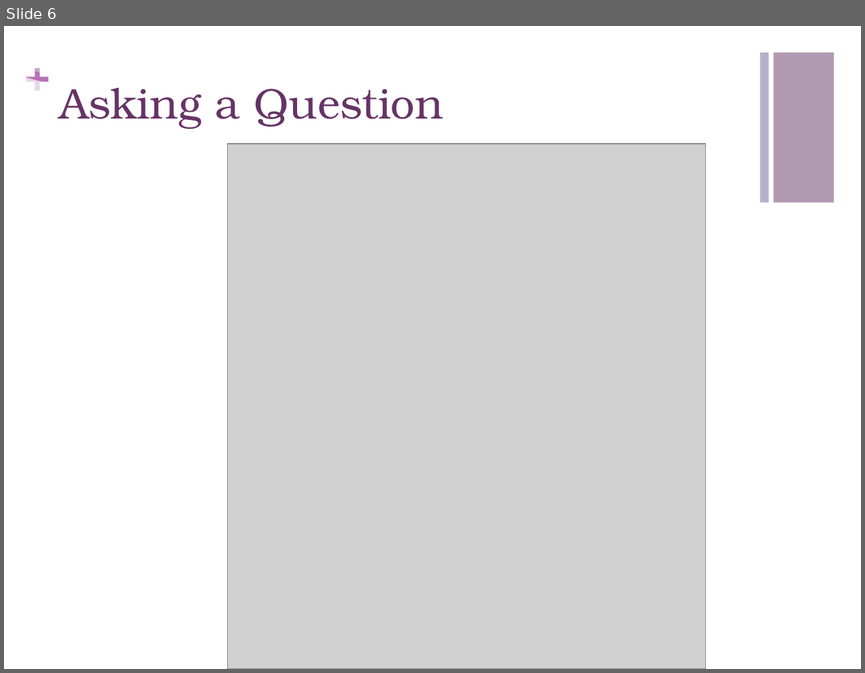
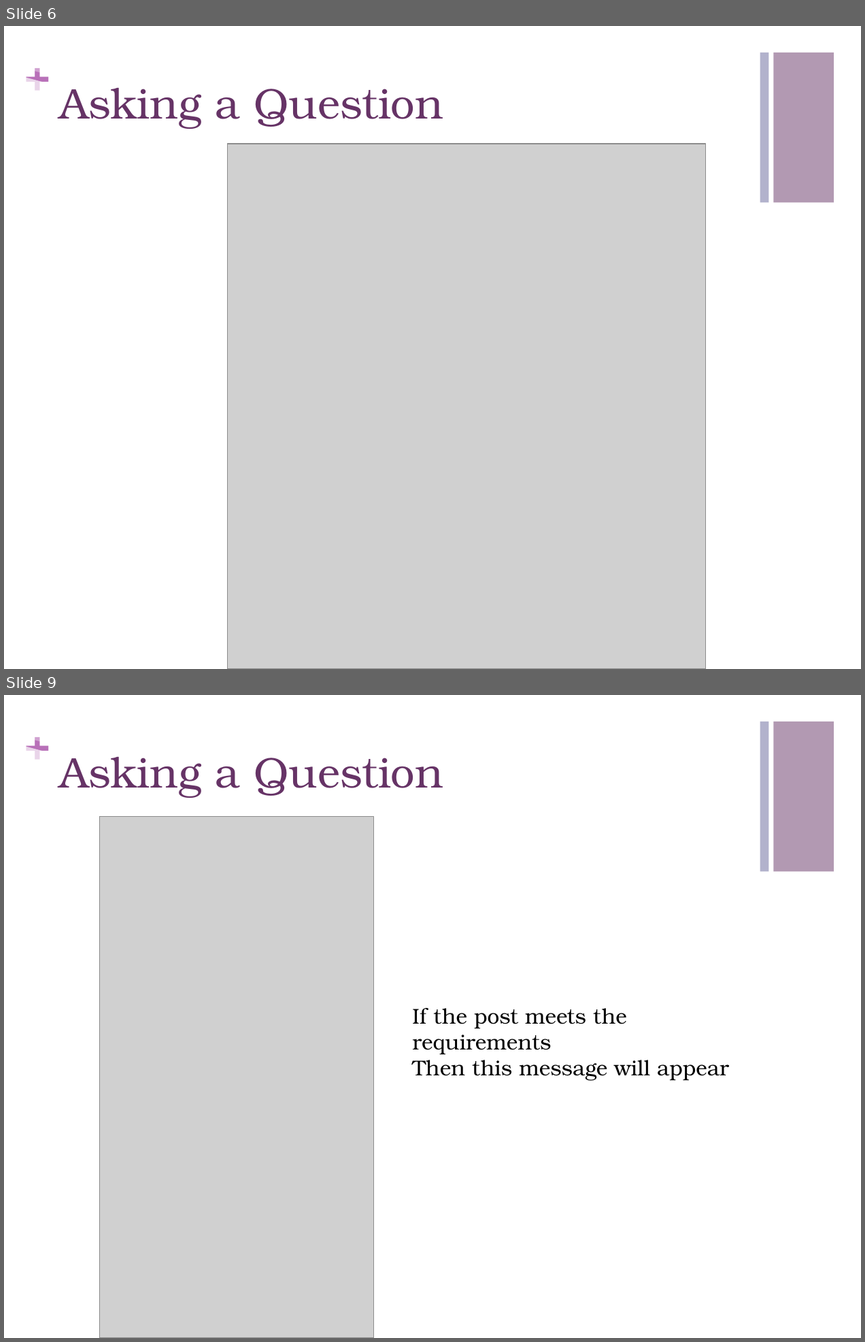
Before and after one commit to CMPUT301F14T05/CorgFu, a slide deck: StoryboardPresentation.pptx. Shown one above the other, each under a label of ours: slide 6 before the commit, slides 6 and 9 after it; the slides between them are not shown. The pictures are 865x673 and 865x1342 pixels, drawn with LibreOffice and Linux fonts; fonts in the diff are those of the drawing; grey boxes stand for pictures. Boxes give left, top, right and bottom in pixels: in the first picture for what was removed or moved away, otherwise in the second. Text is boxed around its words. In the diff, an @@ line names an element or a change of style, - is before the commit and + after.

```diff
--- a/StoryboardPresentation.pptx
+++ b/StoryboardPresentation.pptx
@@ slide 9 added at (x1=4, y1=695, x2=861, y2=1338), background #FFFFFF; not listed: 7 template elements that a slide beside it also shows @@
@@ title added at (x1=59, y1=757, x2=443, y2=798), 36 pt, text #663366 @@
+Asking a Question
@@ picture added at (x1=99, y1=817, x2=373, y2=1338) @@
@@ text added at (x1=412, y1=1008, x2=729, y2=1081), 18 pt, text #000000 @@
+If the post meets the requirements
+Then this message will appear
```
Also in this commit, not shown: 2 slides changed, 23 other slides added, 1 other file.
